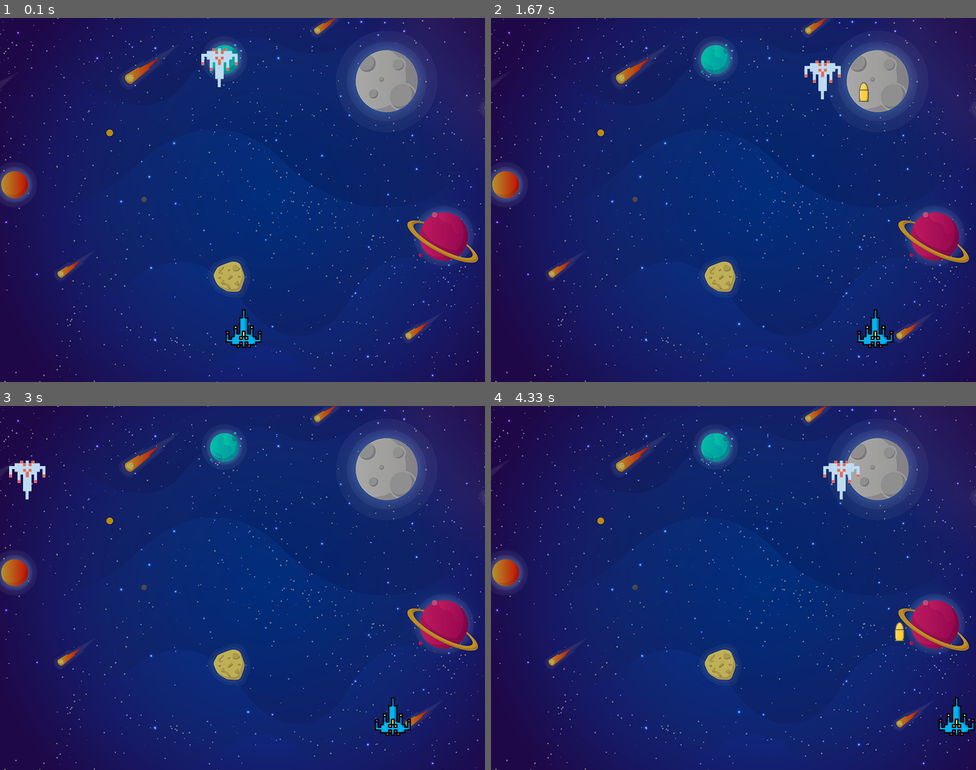
Above: before the commit, frames 1-4 (two rows, left to right).
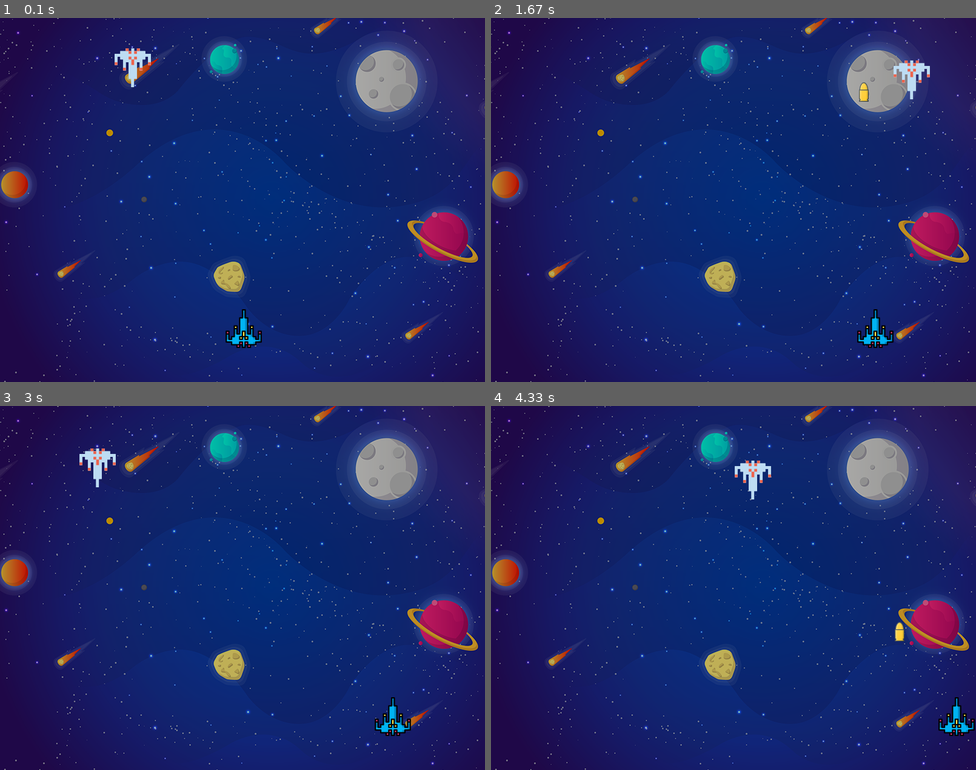
Above: after the commit, the same moments.

Repository: skyfast/pygame
Game: pygame game, started from main.py
Two runs of this game, one before a commit and one after it. Both use one fixed random seed, a clock stepped at 60 frames per second and the inputs below.
Inputs:
- Up to frame 1 (0.1 s): no input
- Up to frame 2 (1.67 s): hold Right 0.33-0.8 s; hold Right 0.83-1.3 s; tap Space at 0.9, 1.2, 1.4 s; hold Left from 1.33 s (still down)
- Up to frame 3 (3 s): tap Space at 1.7, 1.97, 2.27, 2.4, 2.7 s; release Left at 1.87 s; hold Left 1.9-2.3 s; hold Right 2.33-2.97 s
- Up to frame 4 (4.33 s): hold Left 3-3.47 s; tap Space at 3.07, 3.37, 3.57, 3.87, 4.07 s; hold Right 3.5-3.97 s; hold Right from 4 s (still down)

The runs differ from the first frame. In frame 1, 0.7% of the frame differs, in the area x 23-49%, y 8-19%; in frame 2, 0.7%; in frame 3, 0.7%, in the area x 1-24%, y 11-26%; in frame 4, 0.7%.

Commit message:
Made enemy its own class

Diff:
--- /dev/null
+++ b/enemy.py
@@ -0,0 +1,30 @@
+import pygame
+
+
+class Enemy:
+    EnemyImg = pygame.image.load('trash.png')
+    enemy_y_change = 20
+    enemy_x_change = 400
+
+    def __init__(self, x, y):
+        self.x_cord = x
+        self.y_cord = y
+        self.going_right = True
+
+    def move(self, dt):
+        if self.going_right:
+            self.x_cord = self.x_cord + (dt * self.enemy_x_change)
+        else:
+            self.x_cord = self.x_cord - (dt * self.enemy_x_change)
+        if self.x_cord < 0:
+            self.x_cord = 0
+            self.going_right = True
+            self.y_cord += self.enemy_y_change
+        if self.x_cord > 736:
+            self.x_cord = 736
+            self.going_right = False
+            self.y_cord += self.enemy_y_change
+
+
+    def draw(self, screen):
+        screen.blit(self.EnemyImg, (self.x_cord, self.y_cord))
--- a/main.py
+++ b/main.py
@@ -2,6 +2,8 @@
 import random
 import time
 import math
+
+import enemy
 
 # initialize pygame
 pygame.init()
@@ -26,15 +28,15 @@
 last_key_down = 'none'
 
 #  Enemy and starting cord
-EnemyImg = pygame.image.load('trash.png')
-EnemyX = random.randint(0, 735)
-EnemyY = 50
+# EnemyImg = pygame.image.load('trash.png')
+# EnemyX = random.randint(0, 735)
+# EnemyY = 50
 
 #  Background
 background = pygame.image.load('background.png')
 
-enemy_x_change = 400
-enemy_y_change = 20
+# enemy_x_change = 400
+# enemy_y_change = 20
 
 # bullet
 bulletImg = pygame.image.load('bullet.png')
@@ -45,6 +47,8 @@
 
 #@score
 score = 0
+
+e = enemy.Enemy(random.randint(0, 735), 50)
 
 def fire_bullet(x, y):
     global bullet_state
@@ -59,8 +63,8 @@
     screen.blit(PlayerImg, (x, y))
 
 
-def enemy(x, y):
-    screen.blit(EnemyImg, (x, y))
+# def enemy(x, y):
+#     screen.blit(EnemyImg, (x, y))
 
 
 def is_collision(enemyX, enemyY, bulletX, bulletY):
@@ -112,22 +116,22 @@
         playerX = 736
     # set screen
 
-    EnemyX += enemy_x_change * dt
+    # EnemyX += enemy_x_change * dt
 
-    if EnemyX < 0:
-        EnemyX = 0
-        enemy_x_change = 400
-        EnemyY += enemy_y_change
-    if EnemyX > 736:
-        EnemyX = 736
-        enemy_x_change = -400
-        EnemyY += enemy_y_change
+    # if EnemyX < 0:
+    #     EnemyX = 0
+    #     enemy_x_change = 400
+    #     EnemyY += enemy_y_change
+    # if EnemyX > 736:
+    #     EnemyX = 736
+    #     enemy_x_change = -400
+    #     EnemyY += enemy_y_change
 
     screen.fill((0, 0, 0))
     # Background
     screen.blit(background, (0, 0))
     Player(playerX, playerY)
-    enemy(EnemyX, EnemyY)
+    # enemy(EnemyX, EnemyY)
     if bullet_state == "fire":
         bullet_y = bullet_y - (bullet_change * dt)
         if bullet_y < 0:
@@ -135,13 +139,16 @@
             bullet_state = "ready"
         else:
             fire_bullet(bullet_x, bullet_y)
+
+    e.move(dt)
+    e.draw(screen)
     # Collision
-    collision = is_collision(EnemyX, EnemyY, bullet_x, bullet_y)
-    if collision:
-        bullet_y = 480
-        bullet_state = "ready"
-        score += 1
-        EnemyX = random.randint(0, 735)
-        EnemyY = 50
+    # collision = is_collision(EnemyX, EnemyY, bullet_x, bullet_y)
+    # if collision:
+    #     bullet_y = 480
+    #     bullet_state = "ready"
+    #     score += 1
+    #     EnemyX = random.randint(0, 735)
+    #     EnemyY = 50
 
     pygame.display.update()
